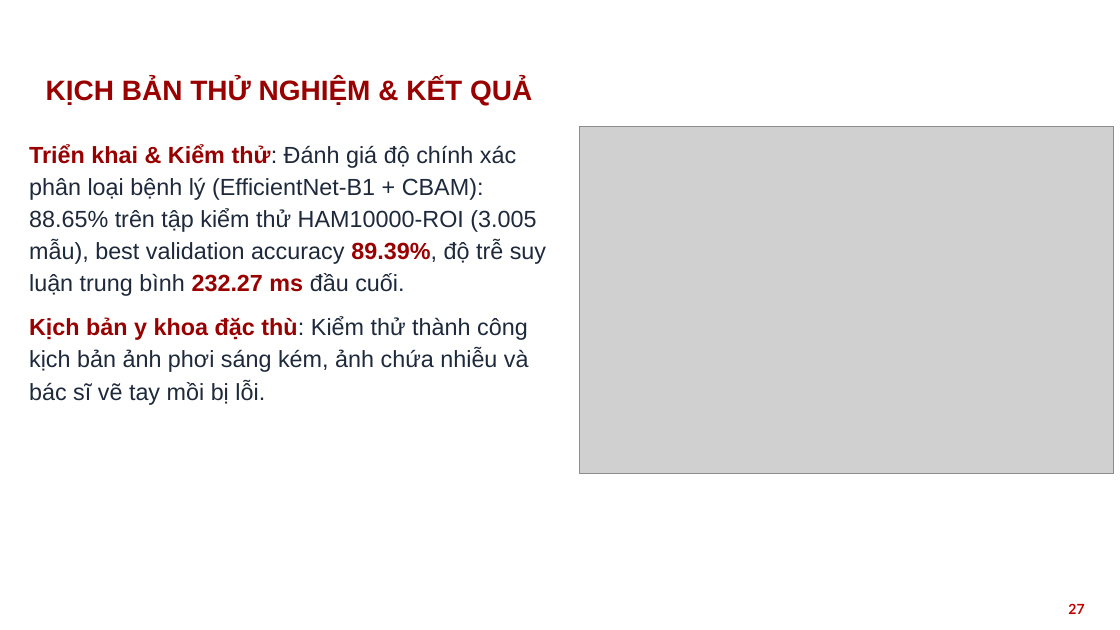
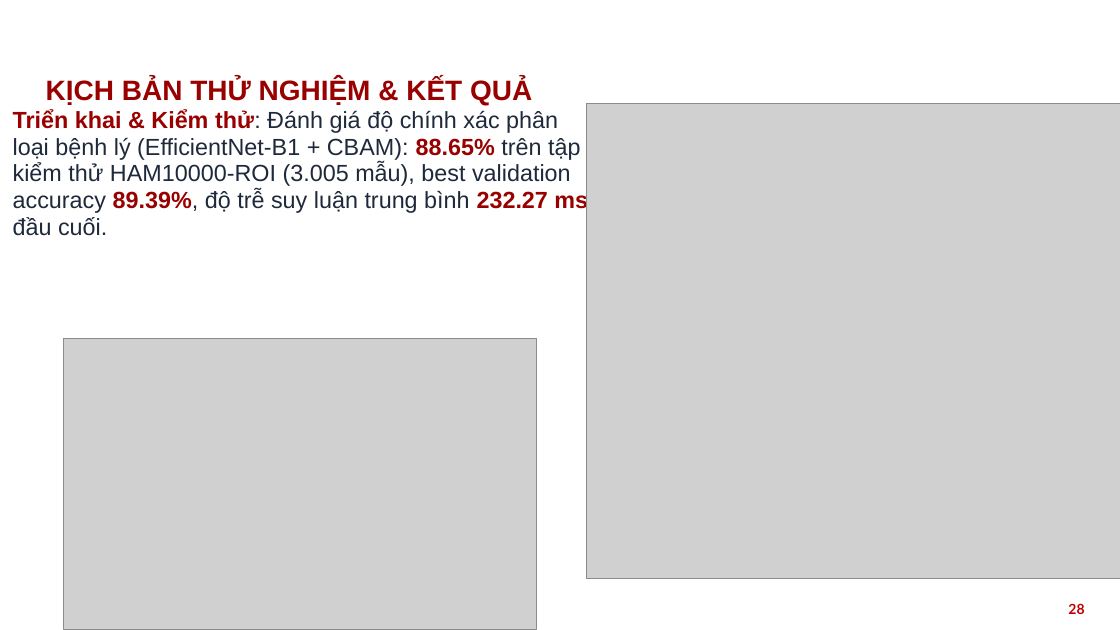
Before and after one commit to nthg0609/doanTN, a slide deck: slide 28 of HUST_PPT_template_2022_RED_16x9_567042.pptx (slide 27 before the commit). Drawn at 1120x630 pixels with LibreOffice and Linux fonts; fonts in the diff are those of the drawing; grey boxes stand for pictures; background and template pictures are left out. Boxes give left, top, right and bottom in pixels: in the first picture for what was removed or moved away, otherwise in the second. Text is boxed around its words. In the diff, an @@ line names an element or a change of style, - is before the commit and + after.

```diff
--- a/HUST_PPT_template_2022_RED_16x9_567042.pptx
+++ b/HUST_PPT_template_2022_RED_16x9_567042.pptx
@@ text "Triển khai & Kiểm thử: ...": place and size @@
-text "Triển khai & Kiểm thử: ..." at <box>29,144,546,405</box>
+text "Triển khai & Kiểm thử: ..." at <box>13,110,588,236</box>
@@ text "Triển khai & Kiểm thử: ..." at <box>13,110,588,236</box>: text colour #1E293B to #990000, bold on in "88.65%"; line spacing 1.15 to 0.95 @@
@@ picture added at <box>586,103,1120,578</box> @@
@@ text at <box>29,317,529,405</box>: paragraph removed @@
-Kịch bản y khoa đặc thù: Kiểm thử thành công kịch bản ảnh phơi sáng kém, ảnh chứa nhiễu và bác sĩ vẽ tay mồi bị lỗi.
@@ picture: place and size @@
-picture at <box>580,127,1113,474</box>
+picture at <box>64,339,537,629</box>
@@ page number at <box>1068,603,1084,614</box>: text changed @@
-27
+28
```
Also in this commit, not shown: 11 other slides changed, 2 slides added, 5 other files.
